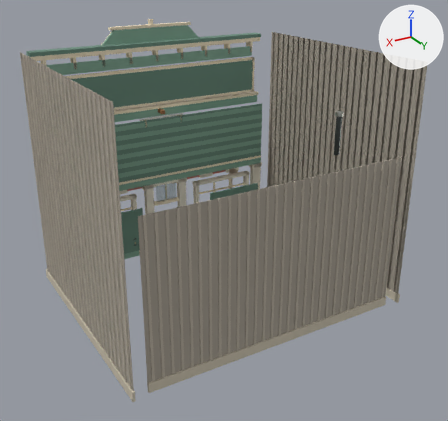
Renders of the glTF model public/models/buildings/general-store.glb from each side of a commit.
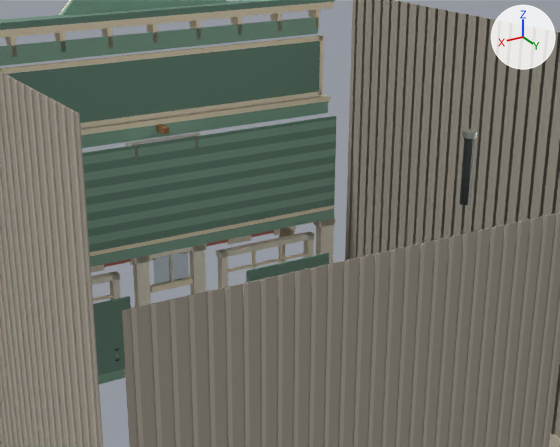
Old and new are each drawn whole from a 50 mm lens placed at (10.45, 17.98, 12.2), pointed at (-0.27, 0.12, 3.27) and again close up on the part from 15% to 87% of the width and 9% to 70% of the height. Every picture has the same lights, and +X, +Y and +Z are marked at upper right. The last two pictures show the newer version. Vertices at exactly the same position are counted once.

The older version as bpy lines, for what is in view:
```python
me_general_store_iron_015 = bpy.data.meshes.new('General Store iron.015')
me_general_store_iron_015.from_pydata(...)  # 320 vertices, 568 faces; spans x -4.38..4.3, y -5.92..2.74, z 0.0..7.07
me_general_store_iron_015.materials.append(mat_hc_store_iron)
me_general_store_paint_015 = bpy.data.meshes.new('General Store paint.015')
me_general_store_paint_015.from_pydata(...)  # 1424 vertices, 2616 faces; spans x -5.3..5.3, y -5.84..4.26, z 0.0..9.22
me_general_store_paint_015.materials.append(mat_hc_store_paint)
me_general_store_wood_015 = bpy.data.meshes.new('General Store wood.015')
me_general_store_wood_015.from_pydata(...)  # 3518 vertices, 6616 faces; spans x -5.31..4.84, y -5.88..0.71, z -0.01..9.52
me_general_store_wood_015.materials.append(mat_hc_store_wood)
ob_general_store_iron = bpy.data.objects.new('General Store iron', me_general_store_iron_015)
ob_general_store_iron.location = (0.0, 0.0, 0.0)
ob_general_store_paint = bpy.data.objects.new('General Store paint', me_general_store_paint_015)
ob_general_store_paint.location = (0.0, 0.0, 0.0)
ob_general_store_wood = bpy.data.objects.new('General Store wood', me_general_store_wood_015)
ob_general_store_wood.location = (0.0, 0.0, 0.0)
```
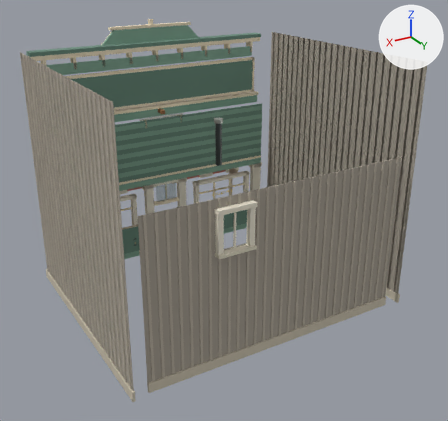
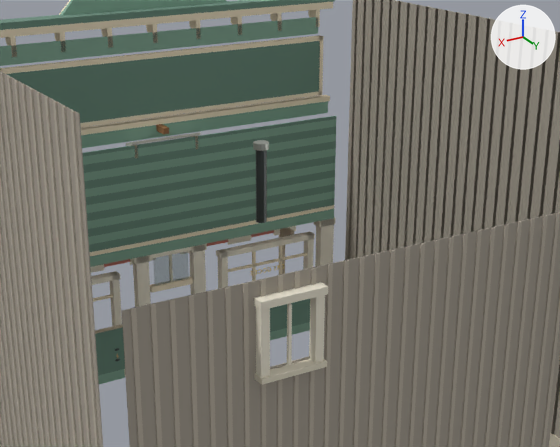
Changed parts and their boxes [x1, y1, x2, y2] in the close-ups (560 x 447 px; the box of a moved part takes in the faces that stretch with it):
```json
{"part": 1, "of": "me_general_store_iron_015", "change": "moved or reshaped", "before": [460, 138, 474, 205], "after": [256, 150, 267, 223]}
{"part": 2, "of": "me_general_store_iron_015", "change": "moved or reshaped", "before": [462, 129, 477, 139], "after": [253, 140, 269, 151]}
{"part": 3, "of": "me_general_store_paint_015", "change": "added", "after": [287, 303, 292, 365]}
{"part": 4, "of": "me_general_store_paint_015", "change": "added", "after": [309, 295, 325, 362]}
{"part": 5, "of": "me_general_store_paint_015", "change": "added", "after": [256, 307, 270, 377]}
{"part": 6, "of": "me_general_store_paint_015", "change": "added", "after": [254, 282, 328, 310]}
{"part": 7, "of": "me_general_store_paint_015", "change": "added", "after": [254, 359, 327, 385]}
{"part": 8, "of": "me_general_store_paint_015", "change": "added", "after": [122, 212, 560, 447]}
{"part": 9, "of": "me_general_store_paint_015", "change": "moved or reshaped", "before": [93, 253, 329, 376], "after": [95, 299, 310, 376]}
```

Scene script edits in JSON lines:
```json
{"block": "me_general_store_iron_015", "where": "# used by ob_general_store_iron; location = (0.0, 0.0, 0.0)"}
{"op": "remove", "block": "me_general_store_iron_015", "code": "me_general_store_iron_015.from_pydata(...)  # 320 vertices, 568 faces; spans x -4.38..4.3, y -5.92..2.74, z 0.0..7.07"}
{"op": "add", "block": "me_general_store_iron_015", "code": "me_general_store_iron_015.from_pydata(...)  # 320 vertices, 568 faces; spans x -4.38..4.3, y -5.92..1.7, z 0.0..7.16"}
{"block": "me_general_store_iron_015", "change": "me_general_store_iron_015 part 1: the loose piece of 24 vertices spanning x -3.35..-3.15, y 2.5..2.7, z 5.6..6.95 is scaled about its middle by (1, 1, 1.04), then moved by (4.04, -1.05, 0.07)"}
{"block": "me_general_store_iron_015", "change": "me_general_store_iron_015 part 2: the loose piece of 24 vertices spanning x -3.39..-3.11, y 2.45..2.74, z 6.95..7.07 is moved by (4.04, -1.05, 0.09)"}
{"block": "me_general_store_paint_015", "where": "# used by ob_general_store_paint; location = (0.0, 0.0, 0.0)"}
{"op": "remove", "block": "me_general_store_paint_015", "code": "me_general_store_paint_015.from_pydata(...)  # 1424 vertices, 2616 faces; spans x -5.3..5.3, y -5.84..4.26, z 0.0..9.22"}
{"op": "add", "block": "me_general_store_paint_015", "code": "me_general_store_paint_015.from_pydata(...)  # 1512 vertices, 2760 faces; spans x -5.3..5.3, y -5.84..4.37, z 0.0..9.22"}
{"block": "me_general_store_paint_015", "change": "me_general_store_paint_015 part 3: a new loose piece, a box spanning x 1.77..1.83, y 4.15..4.205, z 4.05..5.15, in mat_hc_store_paint"}
{"block": "me_general_store_paint_015", "change": "me_general_store_paint_015 part 4: a new loose piece, a box spanning x 1.18..1.35, y 4.11..4.3, z 3.99..5.25, in mat_hc_store_paint"}
{"block": "me_general_store_paint_015", "change": "me_general_store_paint_015 part 5: a new loose piece, a box spanning x 2.25..2.42, y 4.11..4.3, z 3.99..5.25, in mat_hc_store_paint"}
{"block": "me_general_store_paint_015", "change": "me_general_store_paint_015 part 6: a new loose piece, a box spanning x 1.15..2.45, y 4.11..4.35, z 5.25..5.39, in mat_hc_store_paint"}
{"block": "me_general_store_paint_015", "change": "me_general_store_paint_015 part 7: a new loose piece, a box spanning x 1.15..2.45, y 4.11..4.37, z 3.91..4.01, in mat_hc_store_paint"}
{"block": "me_general_store_paint_015", "change": "me_general_store_paint_015 part 8: 48 vertices added at x -4.75..4.75, y 4.11..4.16, z 4.03..5.17"}
{"block": "me_general_store_paint_015", "change": "me_general_store_paint_015 part 9: 8 vertices moved from x -3.95..3.95, y -3.17..-3.12, z 2.57 to x -3.95..3.95, y -3.17..-3.12, z 1.86"}
```
